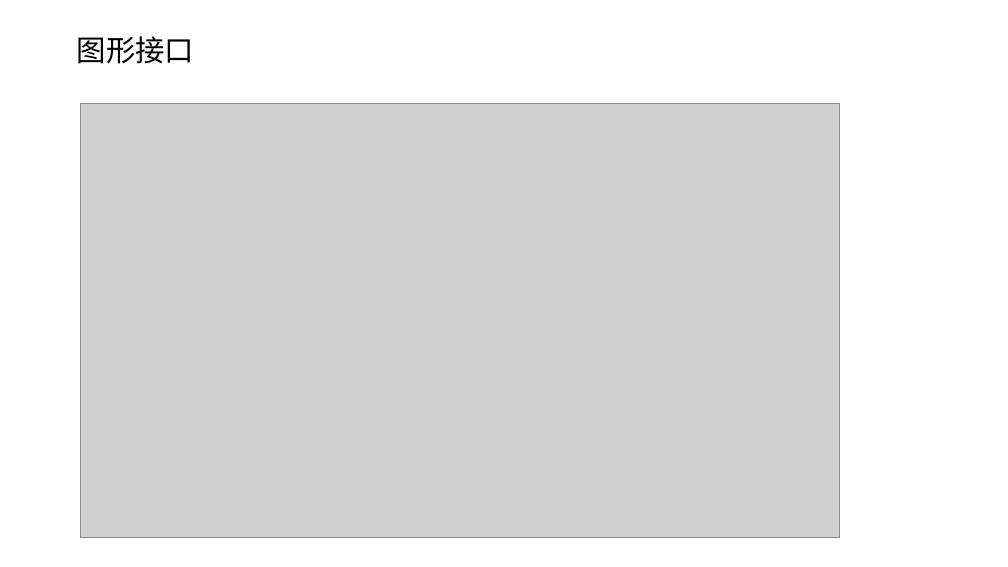
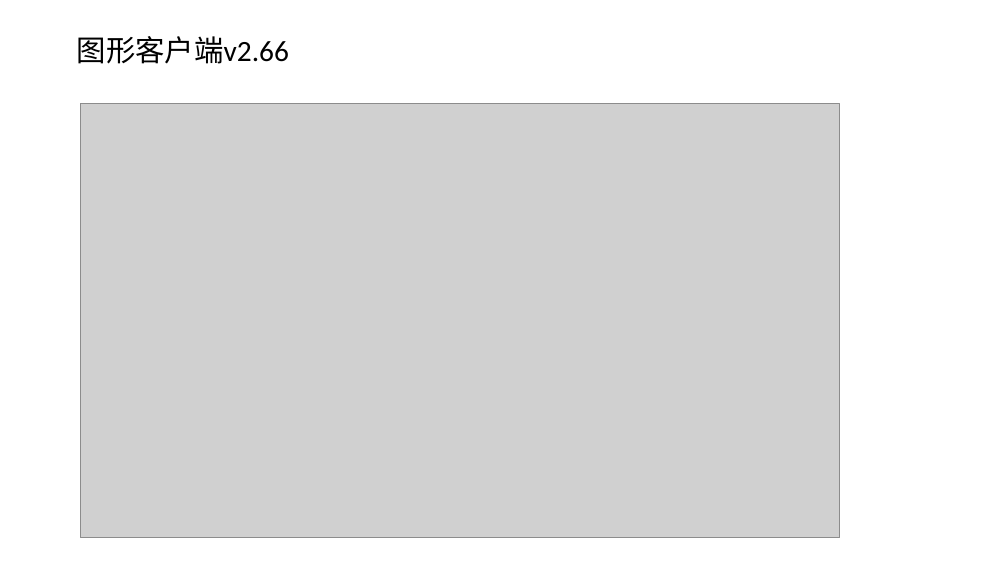
Before and after one commit to dangdanding/Docs, a slide deck: slide 18 of Trex在自动化脚本中的应用.pptx. Drawn at 1008x567 pixels with LibreOffice and Linux fonts; fonts in the diff are those of the drawing; grey boxes stand for pictures. Boxes give left, top, right and bottom in pixels: in the first picture for what was removed or moved away, otherwise in the second. Text is boxed around its words. In the diff, an @@ line names an element or a change of style, - is before the commit and + after.

```diff
--- a/Trex在自动化脚本中的应用.pptx
+++ b/Trex在自动化脚本中的应用.pptx
@@ title at (x1=77, y1=36, x2=289, y2=64): text changed @@
-图形接口
+图形客户端v2.66
```
Also in this commit, not shown: 8 slides added, 9 other files.
